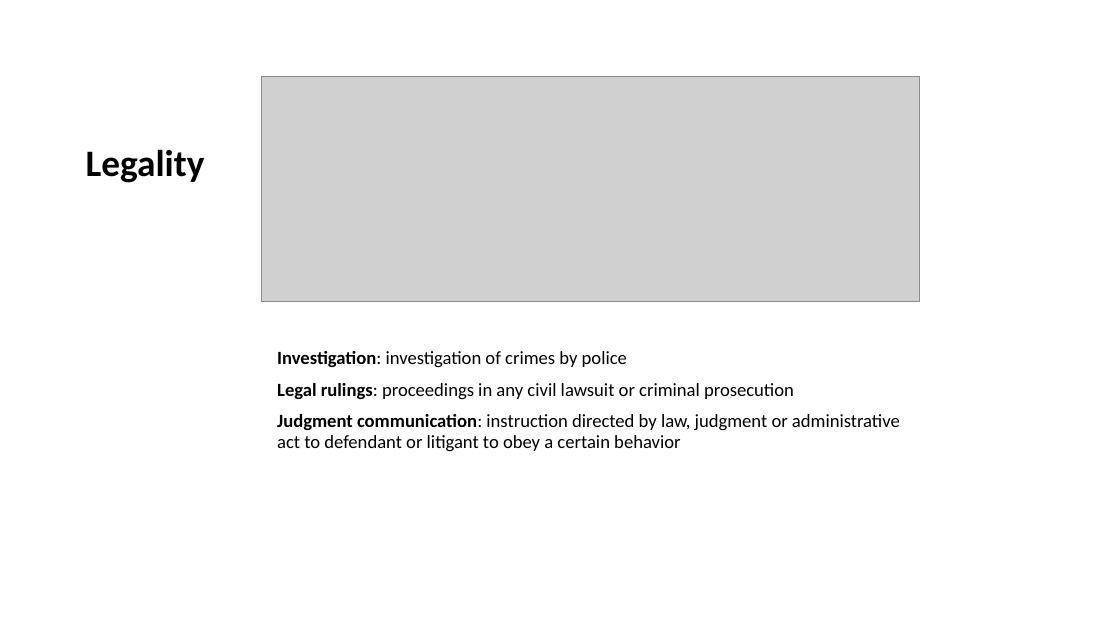
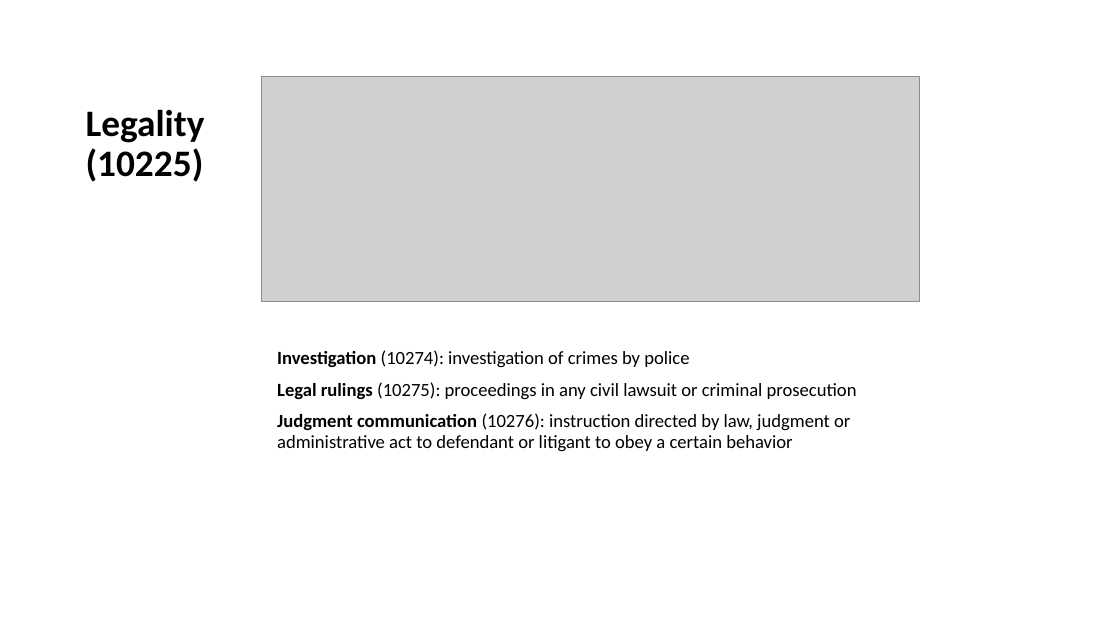
Before and after one commit to RESIN-KAIROS/schemalib, a slide deck: slide 9 of hrf/kidnapping.pptx. Drawn at 1120x630 pixels with LibreOffice and Linux fonts; fonts in the diff are those of the drawing; grey boxes stand for pictures. Boxes give left, top, right and bottom in pixels: in the first picture for what was removed or moved away, otherwise in the second. Text is boxed around its words. In the diff, an @@ line names an element or a change of style, - is before the commit and + after.

```diff
--- a/hrf/kidnapping.pptx
+++ b/hrf/kidnapping.pptx
@@ title at (x1=86, y1=109, x2=205, y2=182): text changed @@
-Legality
+Legality (10225)
@@ text at (x1=277, y1=350, x2=857, y2=452): text changed @@
-Investigation: investigation of crimes by police
-Legal rulings: proceedings in any civil lawsuit or criminal prosecution
-Judgment communication: instruction directed by law, judgment or administrative act to defendant or litigant to obey a certain behavior
+Investigation (10274): investigation of crimes by police
+Legal rulings (10275): proceedings in any civil lawsuit or criminal prosecution
+Judgment communication (10276): instruction directed by law, judgment or administrative act to defendant or litigant to obey a certain behavior
```
Also in this commit, not shown: 6 other slides changed, 1 other file.
